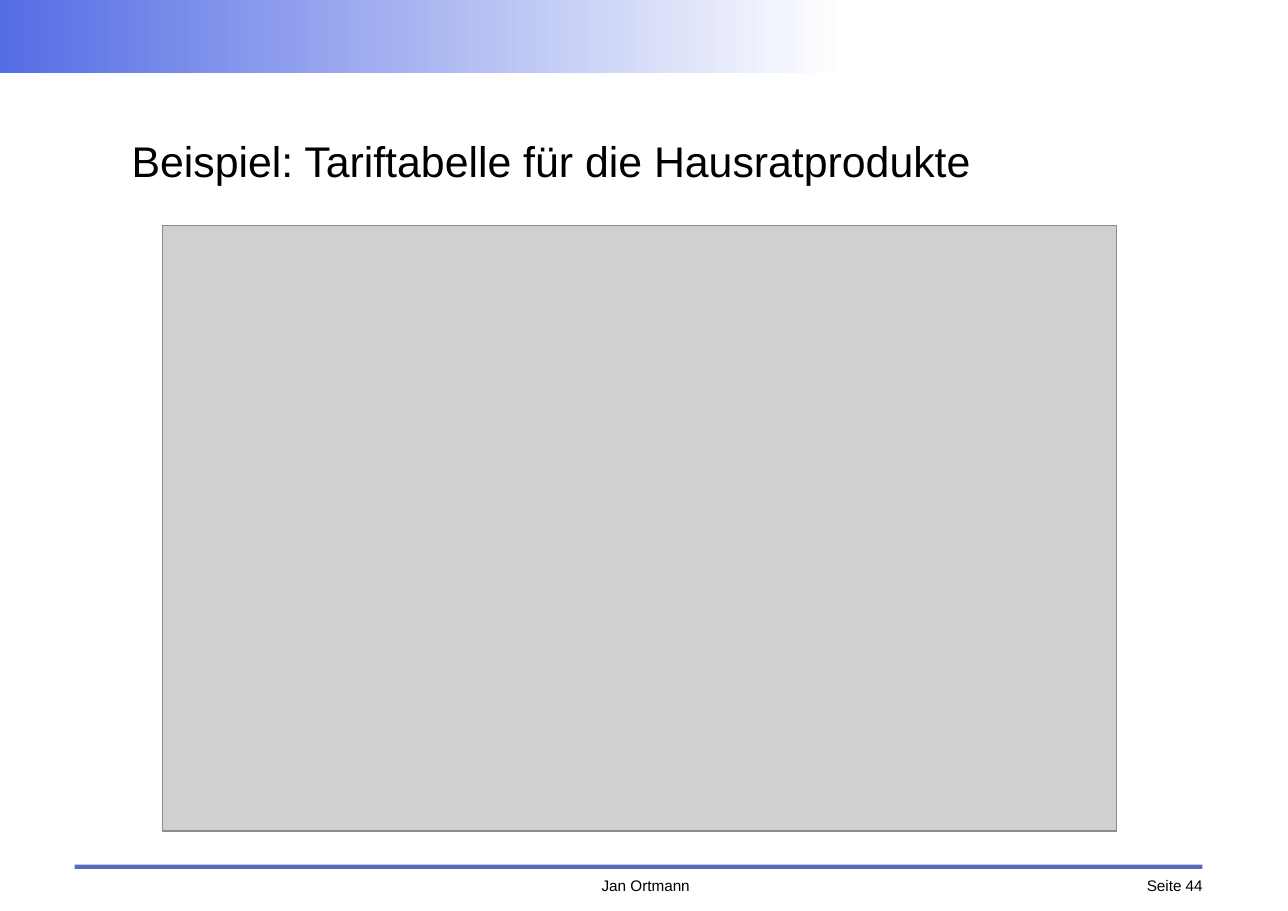
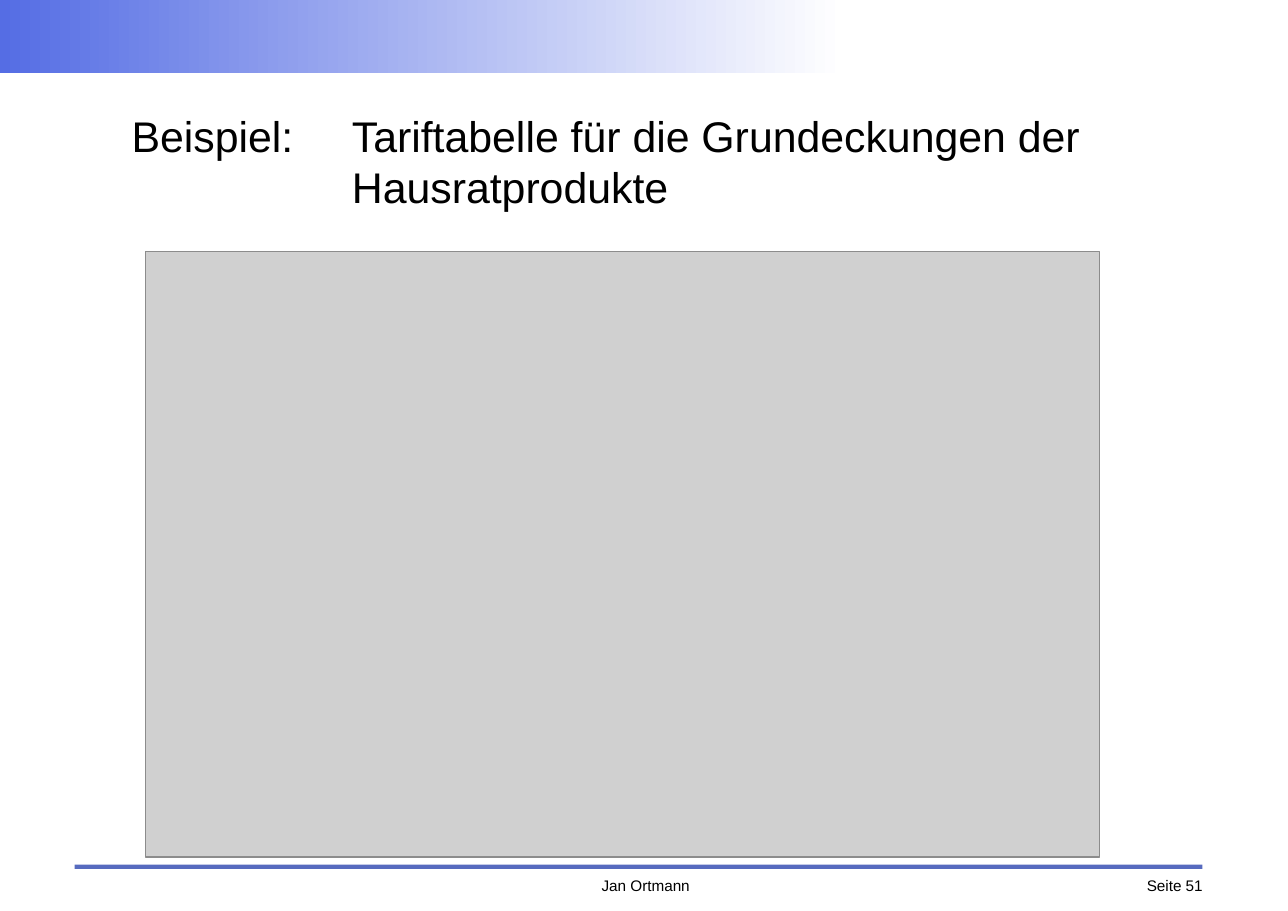
Before and after one commit to faktorips/faktorips.base, a slide deck: slide 51 of org.faktorips.doc/schulung/anwendungsentwicklung/FaktorIPS-Schulung.odp (slide 44 before the commit). Drawn at 1288x911 pixels with LibreOffice and Linux fonts; fonts in the diff are those of the drawing; grey boxes stand for pictures; background and template pictures are left out. Boxes give left, top, right and bottom in pixels: in the first picture for what was removed or moved away, otherwise in the second. Text is boxed around its words. In the diff, an @@ line names an element or a change of style, - is before the commit and + after.

```diff
--- a/org.faktorips.doc/schulung/anwendungsentwicklung/FaktorIPS-Schulung.odp
+++ b/org.faktorips.doc/schulung/anwendungsentwicklung/FaktorIPS-Schulung.odp
@@ title at bbox=[132, 121, 1080, 212]: text changed @@
-Beispiel: Tariftabelle für die Hausratprodukte
+Beispiel: Tariftabelle für die Grundeckungen der Hausratprodukte
@@ picture: place and size @@
-picture at bbox=[163, 226, 1117, 831]
+picture at bbox=[145, 251, 1100, 856]
@@ page number at bbox=[1147, 880, 1203, 891]: text changed @@
-Seite 44
+Seite 51
```
Also in this commit, not shown: 13 other slides changed, 13 slides added, 5 slides removed, 18 other files.
